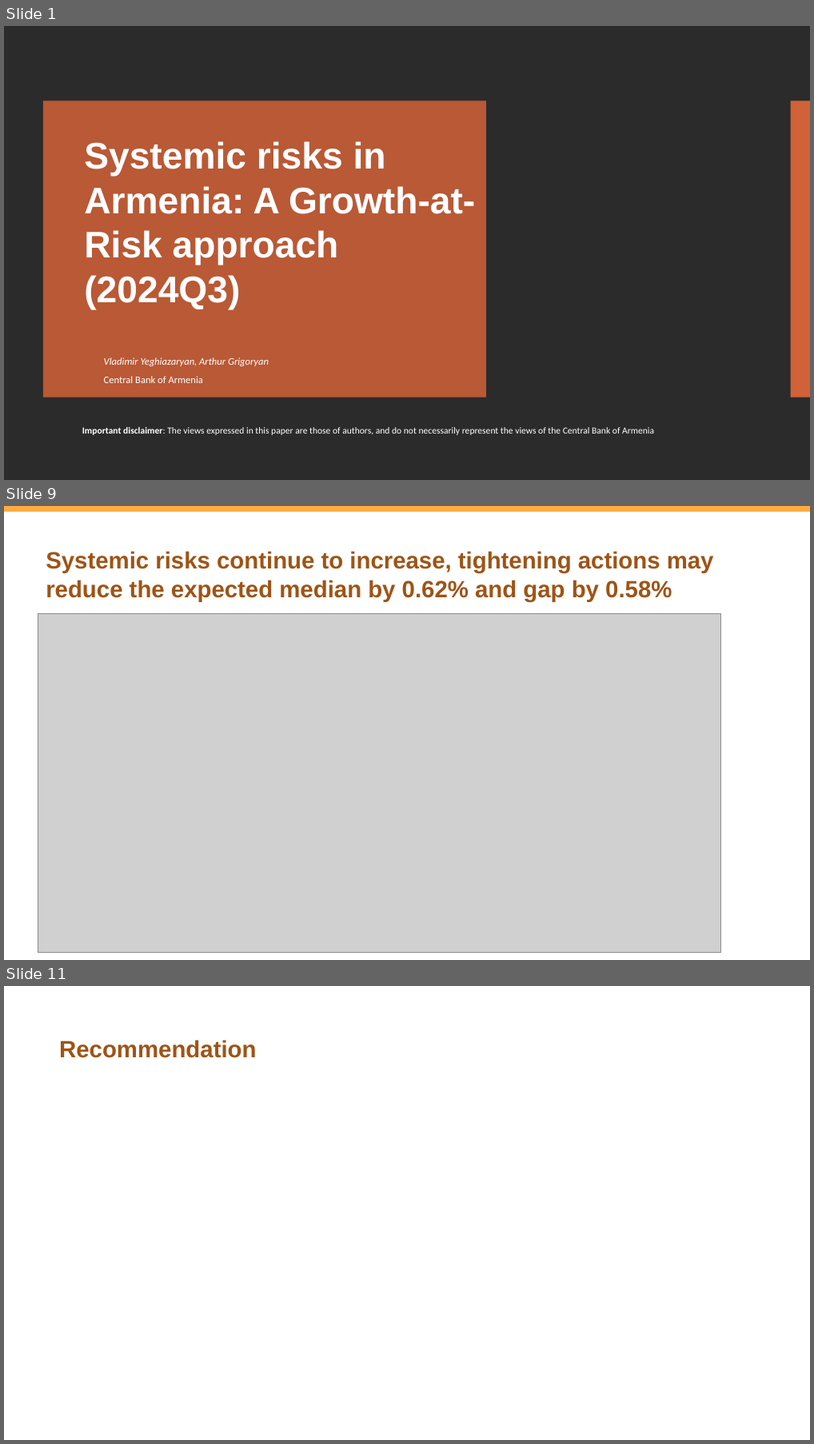
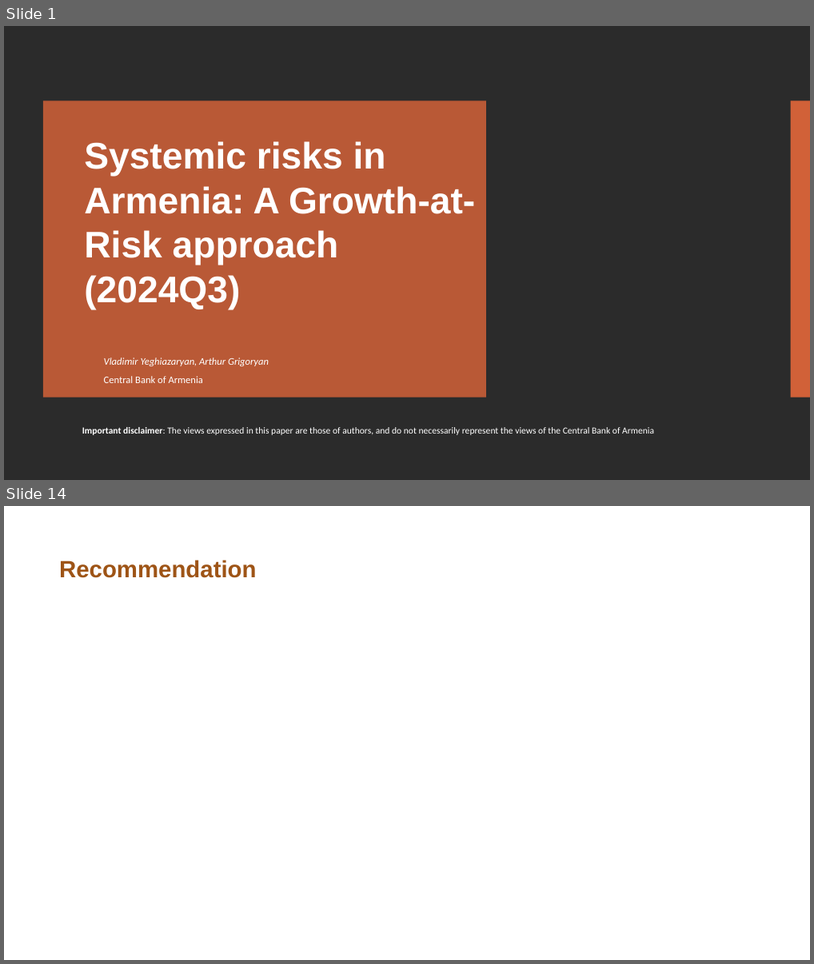
Before and after one commit to vlad-yeghiazaryan/armenian-gar, a slide deck: Presentations/Growth at Risk Armenia periodical 2024Q3.pptx. Shown one above the other, each under a label of ours: slides 1, 9 and 11 before the commit, slides 1 and 14 after it; the slides between them are not shown. The pictures are 814x1444 and 814x964 pixels, drawn with LibreOffice and Linux fonts; fonts in the diff are those of the drawing; grey boxes stand for pictures; background and template pictures are left out; a plain dark background stands for a picture behind light text. Boxes give left, top, right and bottom in pixels: in the first picture for what was removed or moved away, otherwise in the second. Text is boxed around its words. In the diff, an @@ line names an element or a change of style, - is before the commit and + after.

```diff
--- a/Presentations/Growth at Risk Armenia periodical 2024Q3.pptx
+++ b/Presentations/Growth at Risk Armenia periodical 2024Q3.pptx
@@ slide 9 removed at (x1=4, y1=506, x2=810, y2=960), background #FFFFFF @@
@@ rectangle removed at (x1=4, y1=506, x2=810, y2=512) @@
@@ title removed at (x1=46, y1=551, x2=714, y2=602) @@
-Systemic risks continue to increase, tightening actions may reduce the expected median by 0.62% and gap by 0.58%
@@ picture removed at (x1=38, y1=614, x2=722, y2=952) @@
@@ what was slide 11 is now slide 14 @@
```
Also in this commit, not shown: 6 slides changed, 5 slides added, 5 other slides removed, 17 other files.
